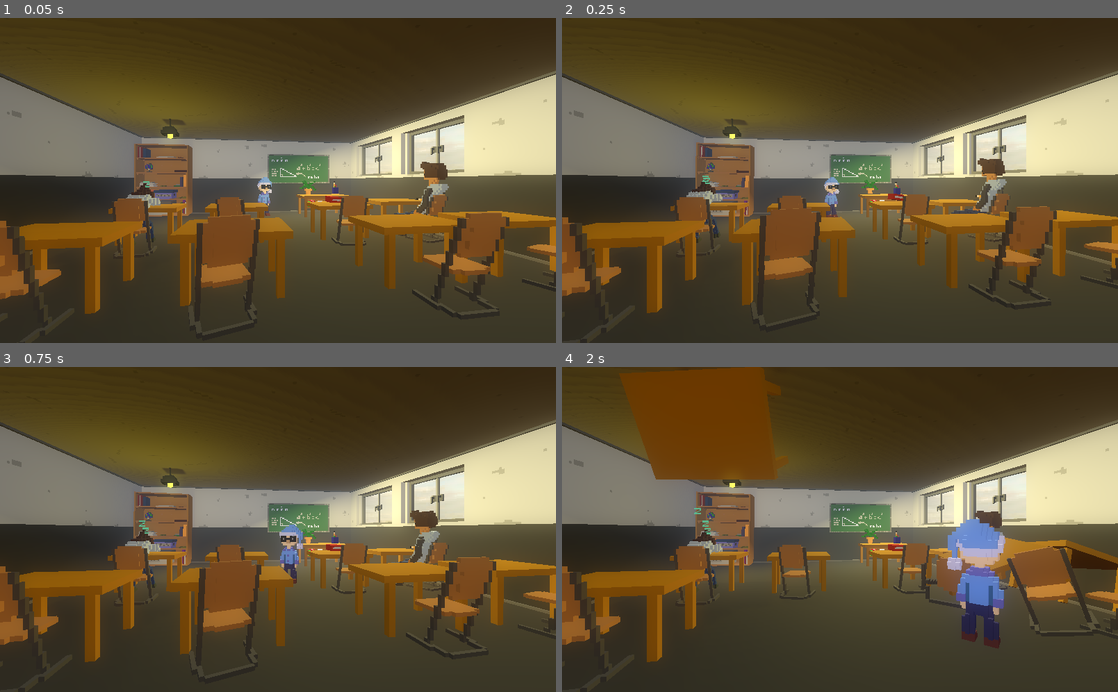
Above: before the commit, frames 1-4 (two rows, left to right).
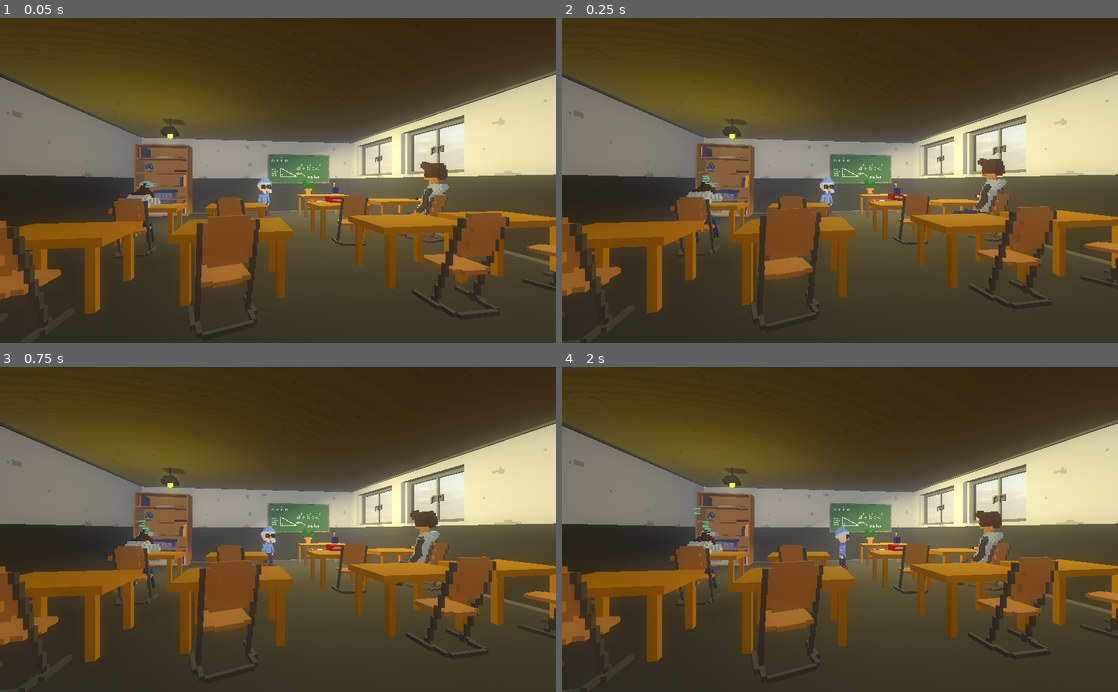
Above: after the commit, the same moments.

Repository: MoFa-Development/TheAbsolutelyTrueGame
Game: Godot game, scene res://scenes/Room.tscn
Two runs of this game, one before a commit and one after it. Both use one fixed random seed, a clock stepped at 60 frames per second and the inputs below.
Inputs (mouse positions are in pixels of both pictures, inside the frame that each line leads up to):
- Up to frame 1 (0.05 s): no input
- Up to frame 2 (0.25 s): no input
- Up to frame 3 (0.75 s): move the mouse to (400, 513) at 0.52 s
- Up to frame 4 (2 s): move the mouse to (728, 545) at 1.27 s

Frame 1 is identical in both runs. In frame 2, 0.2% of the frame differs, in the area x 46-50%, y 48-62%; in frame 3, 0.6%; in frame 4, 17%, in the area x 4-100%, y 0-89%.

Commit message:
Added MrP speed upscale on hit

Diff:
--- a/src/scenes/characters/MrP.tscn
+++ b/src/scenes/characters/MrP.tscn
@@ -7,6 +7,7 @@
 script/source = "extends KinematicBody
 
 var speed = 1
+var speed_scale = 1
 var gravity = -9.81
 var fall_speed = 0
 var jump_speed = 0
@@ -31,7 +32,7 @@
 			goalRot /= 10
 		rotation_degrees.y = lerp(rotation_degrees.y, goalRot, 0.05)
 		if update_walk:
-			goalDir = global_transform.origin.direction_to($Position3D.global_transform.origin) * speed
+			goalDir = global_transform.origin.direction_to($Position3D.global_transform.origin) * speed * speed_scale
 	move_and_slide(v)
 	handle_collisions()
 
@@ -46,7 +47,7 @@
 func do_move(speed, distance):
 	self.speed = speed
 	self.distance = distance
-	goalDir = global_transform.origin.direction_to($Position3D.global_transform.origin) * speed
+	goalDir = global_transform.origin.direction_to($Position3D.global_transform.origin) * speed * speed_scale
 
 func do_rotate(degrees, update_walk = true):
 	goalRot = rotation_degrees.y + degrees
@@ -61,6 +62,11 @@
 				$AnimationPlayer.play(\"Hit\")
 				Globals.score += 1
 
+func _ready():
+	Globals.connect(\"score_changed\", self, \"score_changed\")
+
+func score_changed():
+	speed_scale += 0.01
 "
 
 [sub_resource type="GDScript" id=2]
@@ -71,7 +77,7 @@
 
 var lastPos
 
-var speed = 50
+var speed = 5
 
 
 func _pos() -> Vector3:
